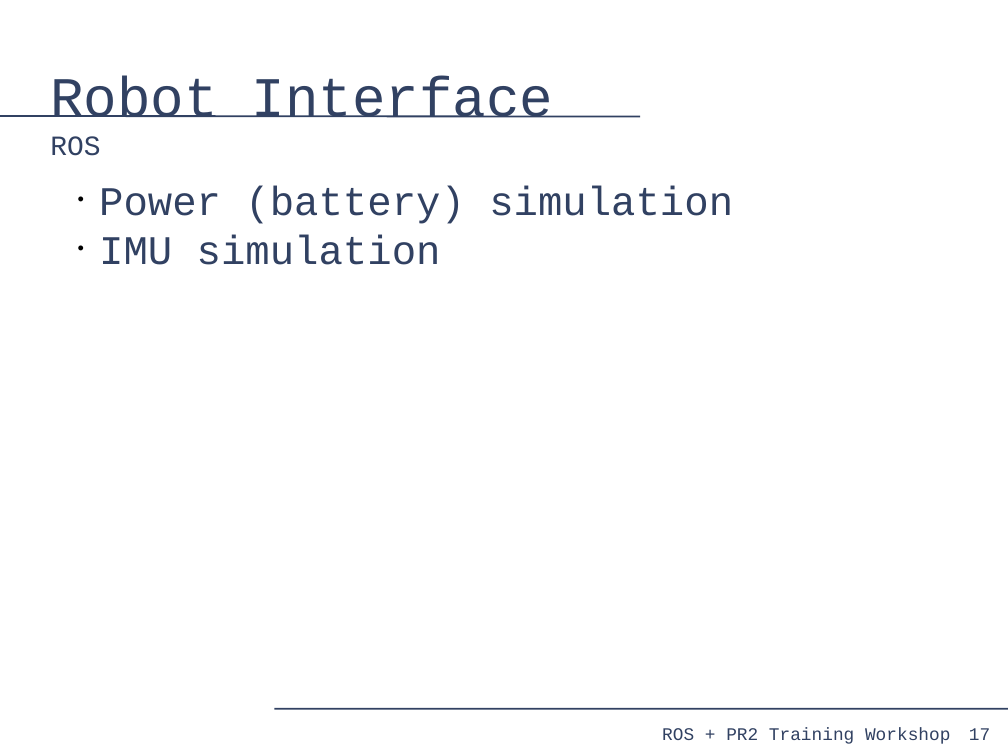
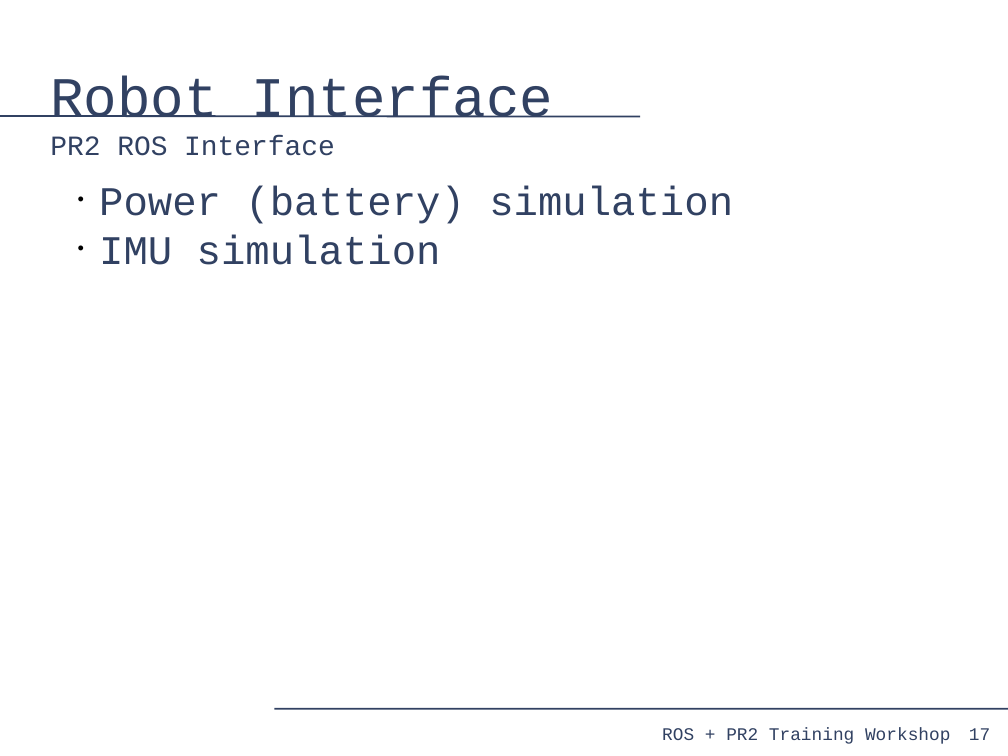
Before and after one commit to PR2/pr2_docs, a slide deck: slide 17 of pr2_training_workshop/simulation/simulation_training_workshop.odp. Drawn at 1008x756 pixels with LibreOffice and Linux fonts; fonts in the diff are those of the drawing. Boxes give left, top, right and bottom in pixels: in the first picture for what was removed or moved away, otherwise in the second. Text is boxed around its words. In the diff, an @@ line names an element or a change of style, - is before the commit and + after.

```diff
--- a/pr2_training_workshop/simulation/simulation_training_workshop.odp
+++ b/pr2_training_workshop/simulation/simulation_training_workshop.odp
@@ title at (x1=50, y1=76, x2=554, y2=156): text changed; size 44 to 22 pt @@
-Robot Interface
-ROS
+Robot Interface
+PR2 ROS Interface
```
Also in this commit, not shown: 5 other slides changed.
